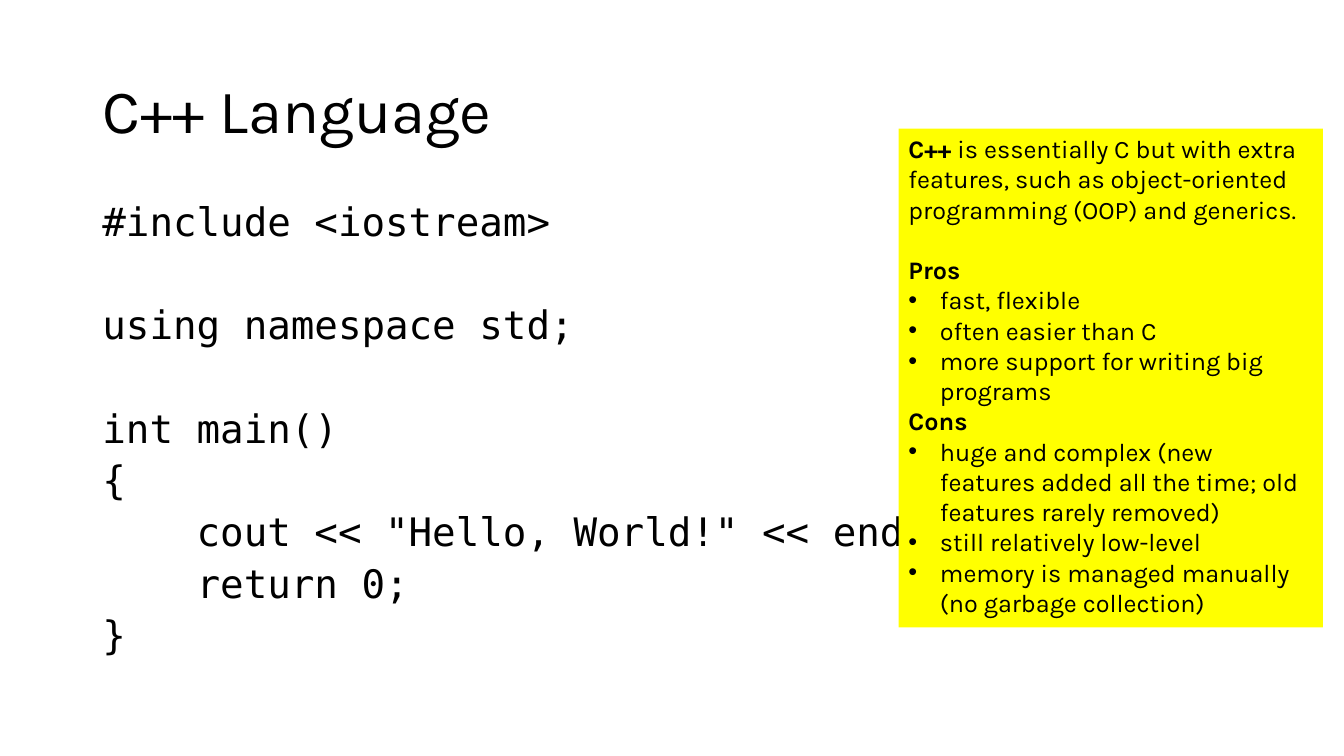
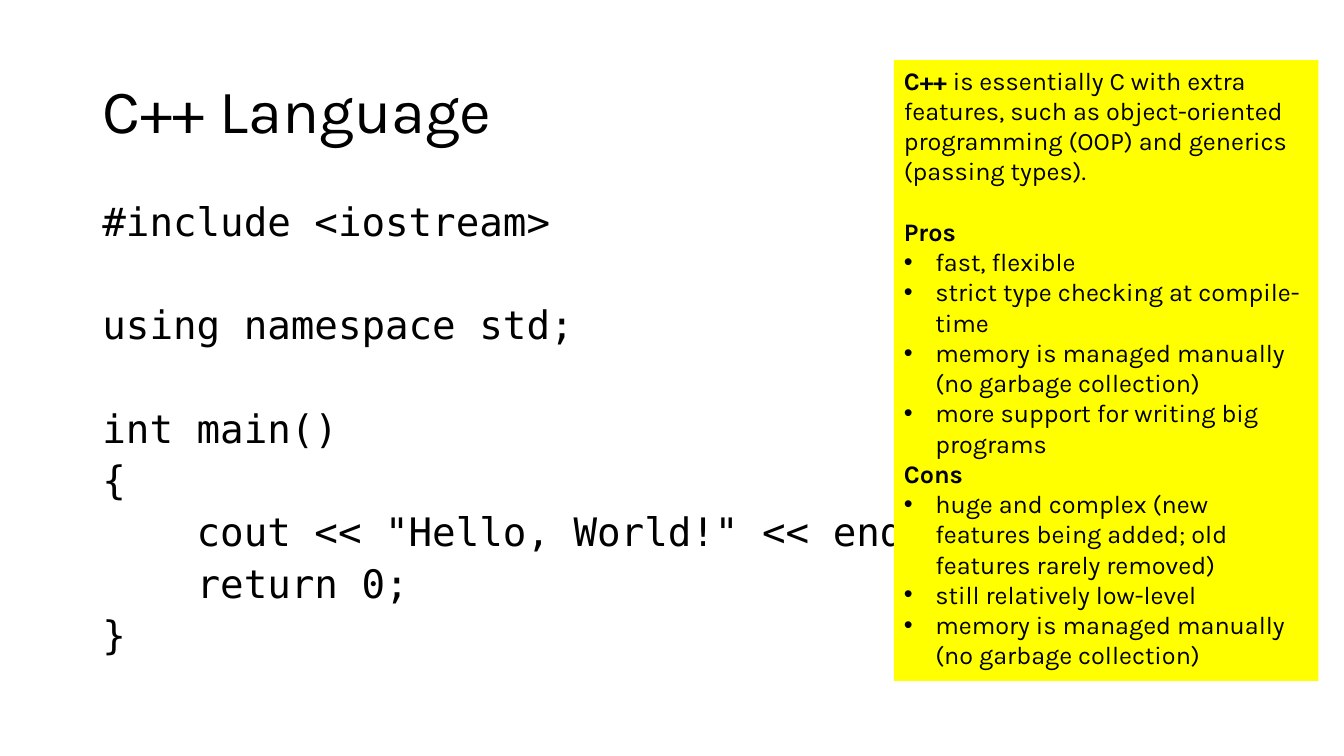
Before and after one commit to tjd1234/cmpt120spring2026, a slide deck: slide 11 of lecture_notes/chapter1/chapter1.pptx. Drawn at 1344x756 pixels with LibreOffice and Linux fonts; fonts in the diff are those of the drawing. Boxes give left, top, right and bottom in pixels: in the first picture for what was removed or moved away, otherwise in the second. Text is boxed around its words. In the diff, an @@ line names an element or a change of style, - is before the commit and + after.

```diff
--- a/lecture_notes/chapter1/chapter1.pptx
+++ b/lecture_notes/chapter1/chapter1.pptx
@@ rectangle "C++ is essentially C with ...": place and size @@
-rectangle "C++ is essentially C with ..." at box(898, 129, 1323, 628)
+rectangle "C++ is essentially C with ..." at box(894, 60, 1319, 682)
@@ text in rectangle at box(904, 72, 1287, 186): text changed @@
-C++ is essentially C but with extra features, such as object-oriented programming (OOP) and generics.
+C++ is essentially C with extra features, such as object-oriented programming (OOP) and generics (passing types).
@@ text in rectangle at box(935, 283, 1299, 399): text changed @@
-• often easier than C
+• strict type checking at compile-time
+• memory is managed manually (no garbage collection)
@@ text in rectangle at box(935, 495, 1227, 580): text changed @@
-• huge and complex (new features added all the time; old features rarely removed)
+• huge and complex (new features being added; old features rarely removed)
```
Also in this commit, not shown: 8 other slides changed, 2 other files.
